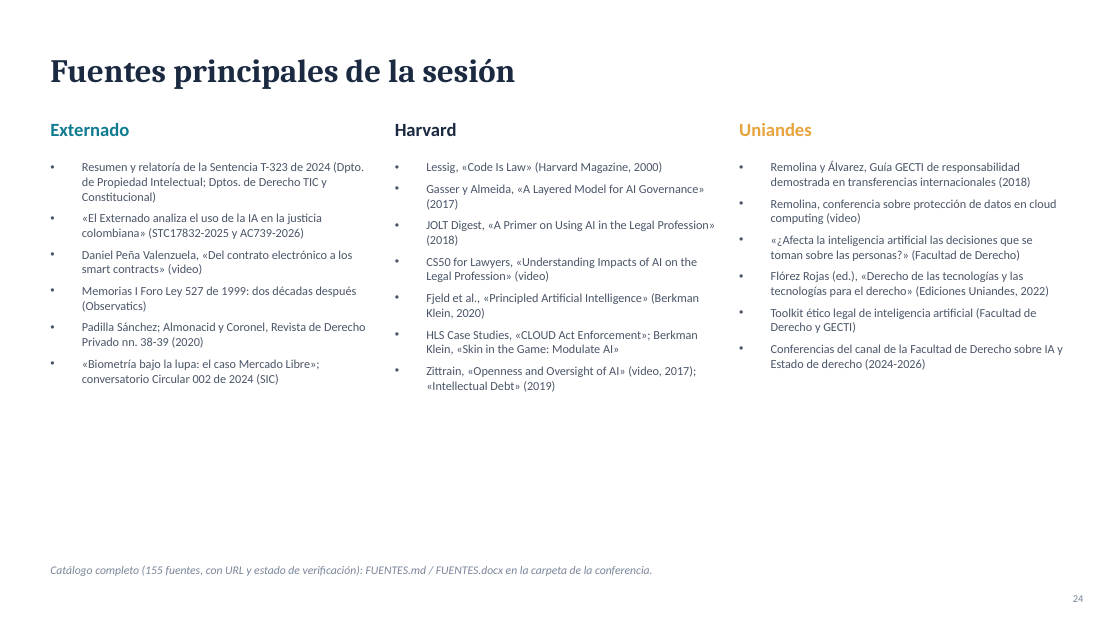
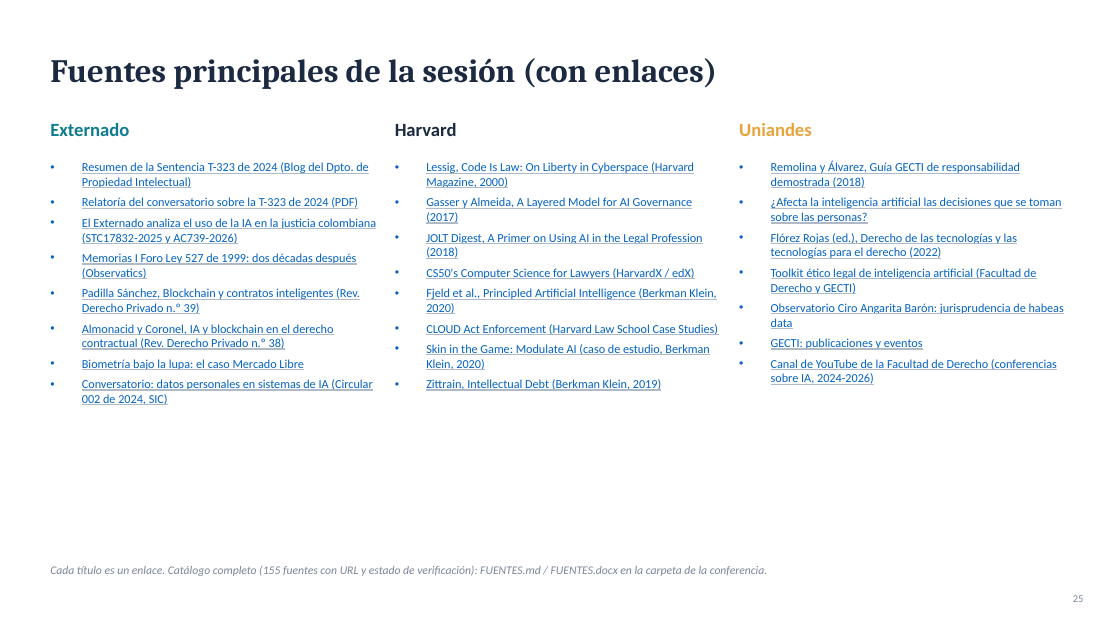
Before and after one commit to Arturoramos22/Arturoramos22, a slide deck: slide 25 of conferencia-derecho-tecnologia/DIAPOSITIVAS.pptx (slide 24 before the commit). Drawn at 1120x630 pixels with LibreOffice and Linux fonts; fonts in the diff are those of the drawing. Boxes give left, top, right and bottom in pixels: in the first picture for what was removed or moved away, otherwise in the second. Text is boxed around its words. In the diff, an @@ line names an element or a change of style, - is before the commit and + after.

```diff
--- a/conferencia-derecho-tecnologia/DIAPOSITIVAS.pptx
+++ b/conferencia-derecho-tecnologia/DIAPOSITIVAS.pptx
@@ text at [50, 58, 718, 89]: text changed @@
-Fuentes principales de la sesión
+Fuentes principales de la sesión (con enlaces)
@@ text at [82, 162, 376, 244]: text changed; text colour #4A5568 to #0563C1 @@
-• Resumen y relatoría de la Sentencia T-323 de 2024 (Dpto. de Propiedad Intelectual; Dptos. de Derecho TIC y Constitucional)
-• «El Externado analiza el uso de la IA en la justicia colombiana» (STC17832-2025 y AC739-2026)
-• Daniel Peña Valenzuela, «Del contrato electrónico a los smart contracts» (video)
+• Resumen de la Sentencia T-323 de 2024 (Blog del Dpto. de Propiedad Intelectual)
+• Relatoría del conversatorio sobre la T-323 de 2024 (PDF)
+• El Externado analiza el uso de la IA en la justicia colombiana (STC17832-2025 y AC739-2026)
@@ text at [426, 162, 718, 391]: text changed; text colour #4A5568 to #0563C1 @@
-• Lessig, «Code Is Law» (Harvard Magazine, 2000)
-• Gasser y Almeida, «A Layered Model for AI Governance» (2017)
-• JOLT Digest, «A Primer on Using AI in the Legal Profession» (2018)
-• CS50 for Lawyers, «Understanding Impacts of AI on the Legal Profession» (video)
-• Fjeld et al., «Principled Artificial Intelligence» (Berkman Klein, 2020)
-• HLS Case Studies, «CLOUD Act Enforcement»; Berkman Klein, «Skin in the Game: Modulate AI»
-• Zittrain, «Openness and Oversight of AI» (video, 2017); «Intellectual Debt» (2019)
+• Lessig, Code Is Law: On Liberty in Cyberspace (Harvard Magazine, 2000)
+• Gasser y Almeida, A Layered Model for AI Governance (2017)
+• JOLT Digest, A Primer on Using AI in the Legal Profession (2018)
+• CS50's Computer Science for Lawyers (HarvardX / edX)
+• Fjeld et al., Principled Artificial Intelligence (Berkman Klein, 2020)
+• CLOUD Act Enforcement (Harvard Law School Case Studies)
+• Skin in the Game: Modulate AI (caso de estudio, Berkman Klein, 2020)
+• Zittrain, Intellectual Debt (Berkman Klein, 2019)
@@ text at [771, 161, 1061, 259]: text changed; text colour #4A5568 to #0563C1 @@
-• Remolina y Álvarez, Guía GECTI de responsabilidad demostrada en transferencias internacionales (2018)
-• Remolina, conferencia sobre protección de datos en cloud computing (video)
-• «¿Afecta la inteligencia artificial las decisiones que se toman sobre las personas?» (Facultad de Derecho)
-• Flórez Rojas (ed.), «Derecho de las tecnologías y las tecnologías para el derecho» (Ediciones Uniandes, 2022)
+• Remolina y Álvarez, Guía GECTI de responsabilidad demostrada (2018)
+• ¿Afecta la inteligencia artificial las decisiones que se toman sobre las personas?
+• Flórez Rojas (ed.), Derecho de las tecnologías y las tecnologías para el derecho (2022)
@@ text at [82, 252, 357, 279]: text colour #4A5568 to #0563C1, underline on in "Memorias I Foro Ley 527 de 1999: ..."; less space between paragraphs @@
@@ text at [771, 268, 1036, 294]: text colour #4A5568 to #0563C1, underline on in "Toolkit ético legal de inteligencia artificial (Facultad ..."; less space between paragraphs @@
@@ text at [82, 288, 372, 405]: text changed; text colour #4A5568 to #0563C1 @@
-• Padilla Sánchez; Almonacid y Coronel, Revista de Derecho Privado nn. 38-39 (2020)
-• «Biometría bajo la lupa: el caso Mercado Libre»; conversatorio Circular 002 de 2024 (SIC)
+• Padilla Sánchez, Blockchain y contratos inteligentes (Rev. Derecho Privado n.º 39)
+• Almonacid y Coronel, IA y blockchain en el derecho contractual (Rev. Derecho Privado n.º 38)
+• Biometría bajo la lupa: el caso Mercado Libre
+• Conversatorio: datos personales en sistemas de IA (Circular 002 de 2024, SIC)
@@ text at [771, 303, 1064, 385]: text changed; text colour #4A5568 to #0563C1 @@
-• Conferencias del canal de la Facultad de Derecho sobre IA y Estado de derecho (2024-2026)
+• Observatorio Ciro Angarita Barón: jurisprudencia de habeas data
+• GECTI: publicaciones y eventos
+• Canal de YouTube de la Facultad de Derecho (conferencias sobre IA, 2024-2026)
@@ text at [50, 566, 768, 576]: text changed @@
-Catálogo completo (155 fuentes, con URL y estado de verificación): FUENTES.md / FUENTES.docx en la carpeta de la conferencia.
+Cada título es un enlace. Catálogo completo (155 fuentes con URL y estado de verificación): FUENTES.md / FUENTES.docx en la carpeta de la conferencia.
```
Also in this commit, not shown: 15 other slides changed, 1 slide added, 2 other files.
